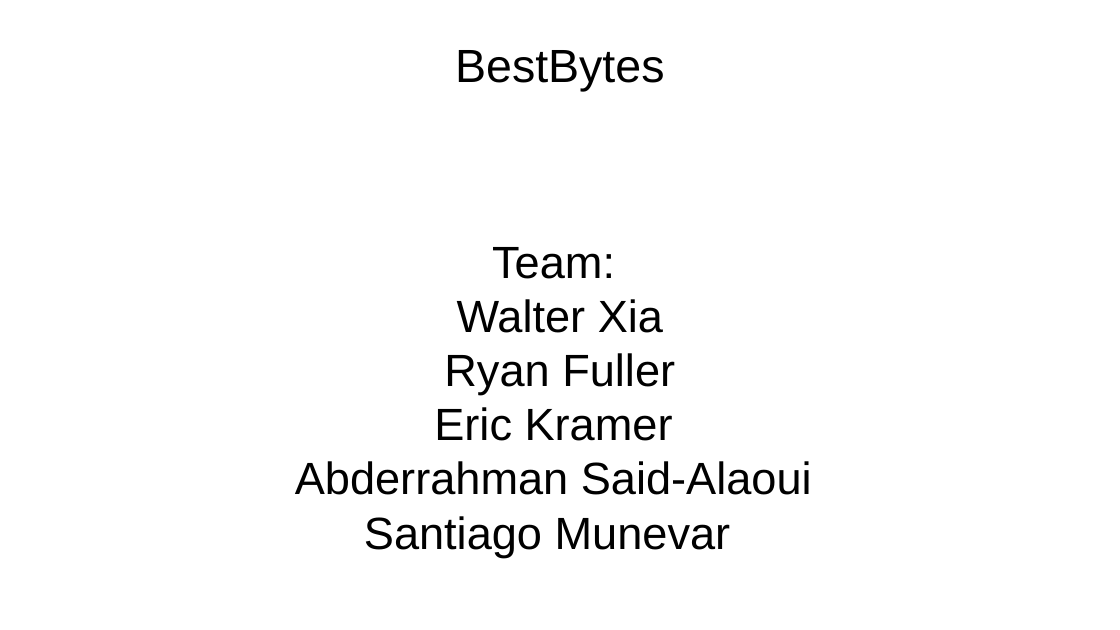
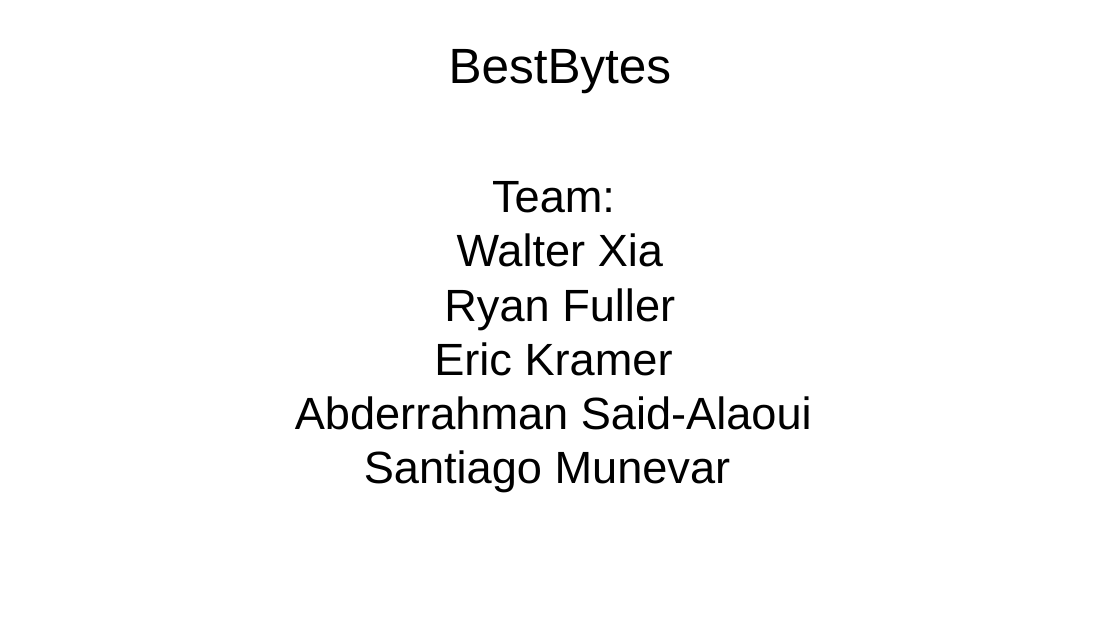
Before and after one commit to swilery/cs373-idb, a slide deck: slide 1 of SWE presentation.odp. Drawn at 1120x630 pixels with LibreOffice and Linux fonts; fonts in the diff are those of the drawing; background and template pictures are left out. Boxes give left, top, right and bottom in pixels: in the first picture for what was removed or moved away, otherwise in the second. Text is boxed around its words. In the diff, an @@ line names an element or a change of style, - is before the commit and + after.

```diff
--- a/SWE presentation.odp
+++ b/SWE presentation.odp
@@ title "BestBytes" at <box>449,49,672,93</box>: size 33 to 35.1 pt @@
@@ subtitle "Team: Walter Xia Ryan Fuller ...": place and size @@
-subtitle "Team: Walter Xia Ryan Fuller ..." at <box>295,247,812,557</box>
+subtitle "Team: Walter Xia Ryan Fuller ..." at <box>295,181,812,492</box>
```
Also in this commit, not shown: 3 other slides changed, 7 slides added, 5 slides removed, 1 other file.
